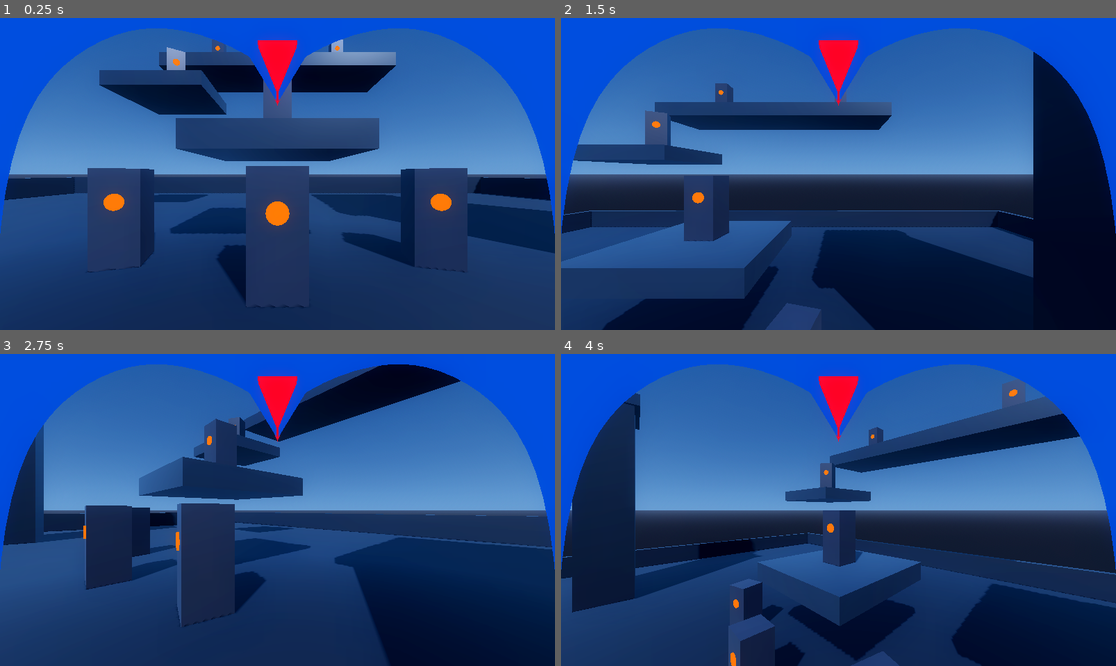
Above: before the commit, frames 1-4 (two rows, left to right).
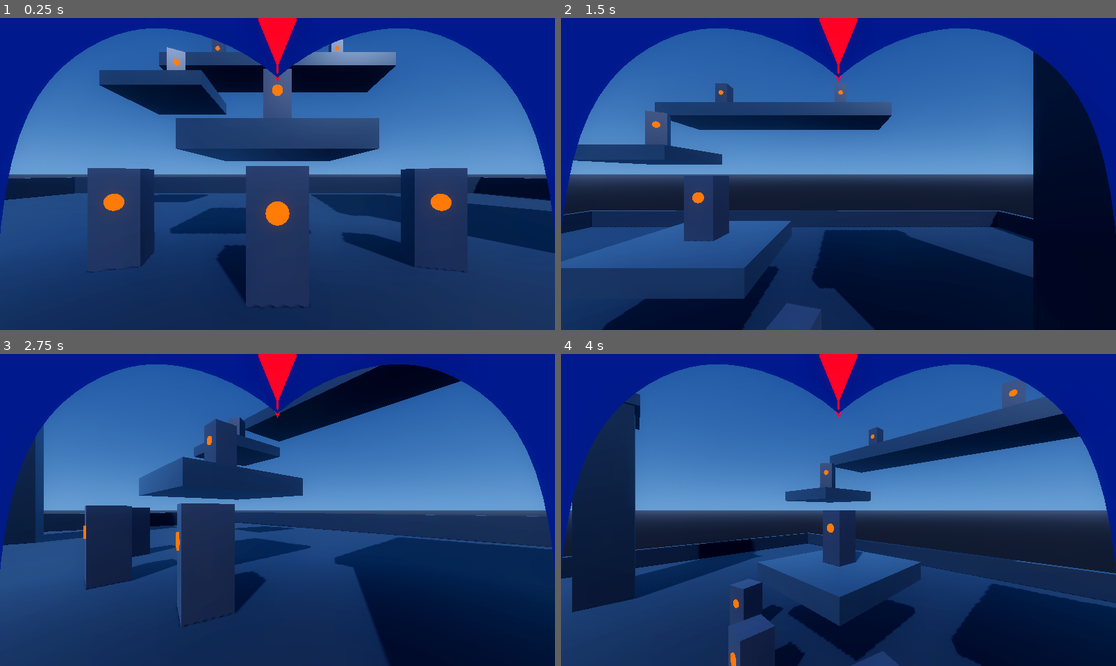
Above: after the commit, the same moments.

Repository: b6-stack/mega-man-x-remade
Game: Godot game, scene res://scenes/test_arena.tscn
The game is run twice, just before and just after one commit, with the same random seed, the same clock (stepped at 60 frames per second) and the same inputs.
Inputs (mouse positions are in pixels of both pictures, inside the frame that each line leads up to):
- Up to frame 1 (0.25 s): no input
- Up to frame 2 (1.5 s): tap Enter (ui_accept) at 0.5, 0.77, 1.07 s; move the mouse to (960, 158) at 0.52 s; hold D 0.53-1.25 s; hold Space 0.53-1.25 s; click (960, 158) at 0.67 s; drag from (727, 189) to (810, 236) at 1.27 s
- Up to frame 3 (2.75 s): move the mouse to (333, 441) at 2.02 s; hold D from 2.03 s (still down); hold Q from 2.03 s (still down)
- Up to frame 4 (4 s): release D at 2.75 s; release Q at 2.75 s; drag from (810, 572) to (672, 463) at 2.77 s; tap Enter (ui_accept) at 3.5, 3.77 s; move the mouse to (1005, 556) at 3.52 s; hold A from 3.53 s (still down); hold Space from 3.53 s (still down)

The runs differ from the first frame. In frame 1, 14% of the frame differs, in the area x 0-100%, y 0-70%; in frame 2, 14%; in frame 3, 14%; in frame 4, 14%.

Commit message:
fix(player): raise helmet jewel 2cm, set dark blue helmet material, and orient floating health gauge to face player

Diff:
--- a/scenes/player.tscn
+++ b/scenes/player.tscn
@@ -12,7 +12,7 @@
 cull_mode = 2
 shading_mode = 0
 disable_receive_shadows = true
-albedo_color = Color(0.04, 0.22, 0.68, 1)
+albedo_color = Color(0.025, 0.10, 0.38, 1)
 
 [sub_resource type="PrismMesh" id="PrismMesh_center_crest"]
 material = SubResource("StandardMaterial3D_helmet_blue")
@@ -198,12 +198,12 @@
 material_override = SubResource("StandardMaterial3D_helmet_blue")
 
 [node name="CenterCrest" type="MeshInstance3D" parent="XROrigin3D/XRCamera3D/HelmetVisorFrame"]
-transform = Transform3D(1, 0, 0, 0, -1, 8.74228e-08, 0, -8.74228e-08, -1, 0, 0.082, -0.160)
+transform = Transform3D(1, 0, 0, 0, -1, 8.74228e-08, 0, -8.74228e-08, -1, 0, 0.102, -0.160)
 cast_shadow = 0
 mesh = SubResource("PrismMesh_center_crest")
 
 [node name="ForeheadGem" type="MeshInstance3D" parent="XROrigin3D/XRCamera3D/HelmetVisorFrame"]
-transform = Transform3D(1, 0, 0, 0, -1, 8.74228e-08, 0, -8.74228e-08, -1, 0, 0.076, -0.158)
+transform = Transform3D(1, 0, 0, 0, -1, 8.74228e-08, 0, -8.74228e-08, -1, 0, 0.096, -0.158)
 cast_shadow = 0
 mesh = SubResource("PrismMesh_jewel")
 
@@ -231,7 +231,7 @@
 mesh = SubResource("CylinderMesh_gauntlet_front_taper")
 
 [node name="EnergyGauge" type="Node3D" parent="XROrigin3D/LeftController/LeftHandOffset"]
-transform = Transform3D(1, 0, 0, 0, 1, 0, 0, 0, 1, 0, 0.056, -0.035)
+transform = Transform3D(0, 1, 0, -1, 0, 0, 0, 0, 1, 0.068, 0, -0.035)
 
 [node name="GaugeBack" type="MeshInstance3D" parent="XROrigin3D/LeftController/LeftHandOffset/EnergyGauge"]
 mesh = SubResource("BoxMesh_gauge_back")
